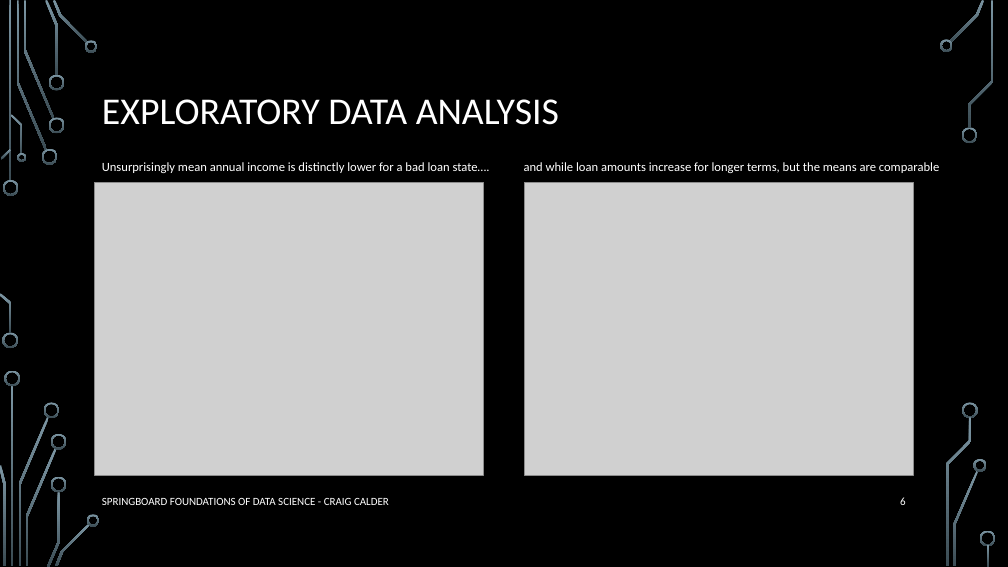
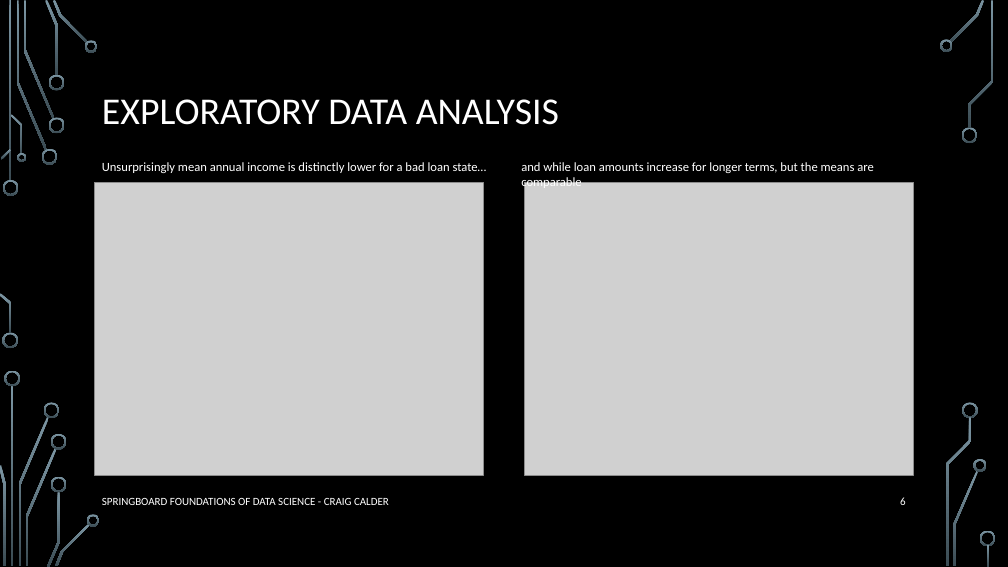
Before and after one commit to clcinpdx/datascience, a slide deck: slide 6 of capstone/Calder-Capstone-Models_LOGREG_TREE.pptx. Drawn at 1008x567 pixels with LibreOffice and Linux fonts; fonts in the diff are those of the drawing; grey boxes stand for pictures; background and template pictures are left out. Boxes give left, top, right and bottom in pixels: in the first picture for what was removed or moved away, otherwise in the second. Text is boxed around its words. In the diff, an @@ line names an element or a change of style, - is before the commit and + after.

```diff
--- a/capstone/Calder-Capstone-Models_LOGREG_TREE.pptx
+++ b/capstone/Calder-Capstone-Models_LOGREG_TREE.pptx
@@ text at <box>102,162,487,173</box>: text changed @@
-Unsurprisingly mean annual income is distinctly lower for a bad loan state…. and while loan amounts increase for longer terms, but the means are comparable
+Unsurprisingly mean annual income is distinctly lower for a bad loan state…
@@ text added at <box>521,162,874,189</box>, 12 pt, text #FFFFFF @@
+and while loan amounts increase for longer terms, but the means are comparable
```
Also in this commit, not shown: 4 other slides changed, 5 slides added, 1 slide removed, 2 other files.
